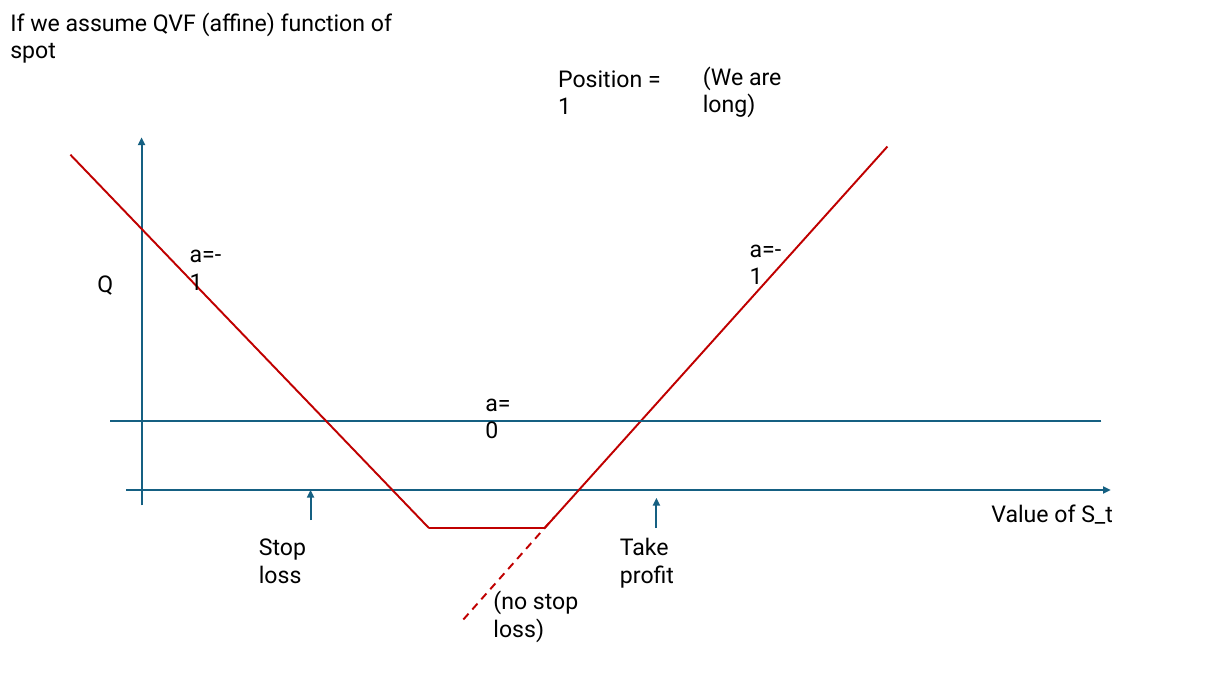
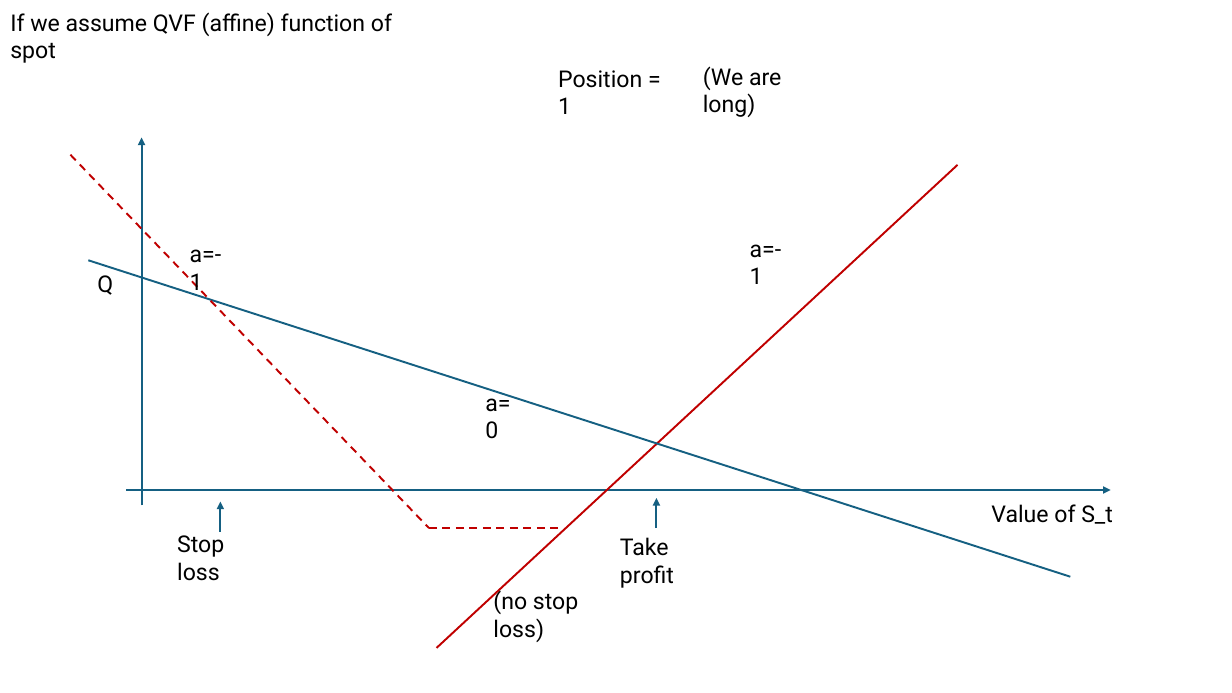
Before and after one commit to neelsnarayan/cme241, a slide deck: slide 6 of RL_Project/project_RL.pptx. Drawn at 1232x693 pixels with LibreOffice and Linux fonts; fonts in the diff are those of the drawing. Boxes give left, top, right and bottom in pixels: in the first picture for what was removed or moved away, otherwise in the second. Text is boxed around its words. In the diff, an @@ line names an element or a change of style, - is before the commit and + after.

```diff
--- a/RL_Project/project_RL.pptx
+++ b/RL_Project/project_RL.pptx
@@ line (70, 154) - (429, 529): stroke #C00000 1.5 pt to #C00000 1.5 pt dashed @@
@@ line moved from (544, 529) - (887, 147) to (436, 648) - (958, 165) @@
@@ line moved from (1102, 421) - (110, 421) to (1070, 577) - (89, 261) @@
@@ arrow moved from (311, 520) - (311, 490) to (221, 531) - (221, 502) @@
@@ text "Stop loss": place and size @@
-text "Stop loss" at bbox=[259, 538, 306, 584]
+text "Stop loss" at bbox=[177, 535, 224, 581]
@@ line moved from (429, 529) - (544, 529) to (429, 529) - (561, 529) @@
@@ line (429, 529) - (561, 529): stroke #C00000 1.5 pt to #C00000 1.5 pt dashed @@
@@ line removed from (464, 619) to (555, 518) @@
```
Also in this commit, not shown: 2 other slides changed, 22 other files.
